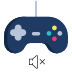
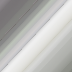
The second 72×72 image is a revision of the first. Changes to its layers:
added layer "Pasted Layer" above "001-multimedia-2.png" over (0, 0, 72, 72)
